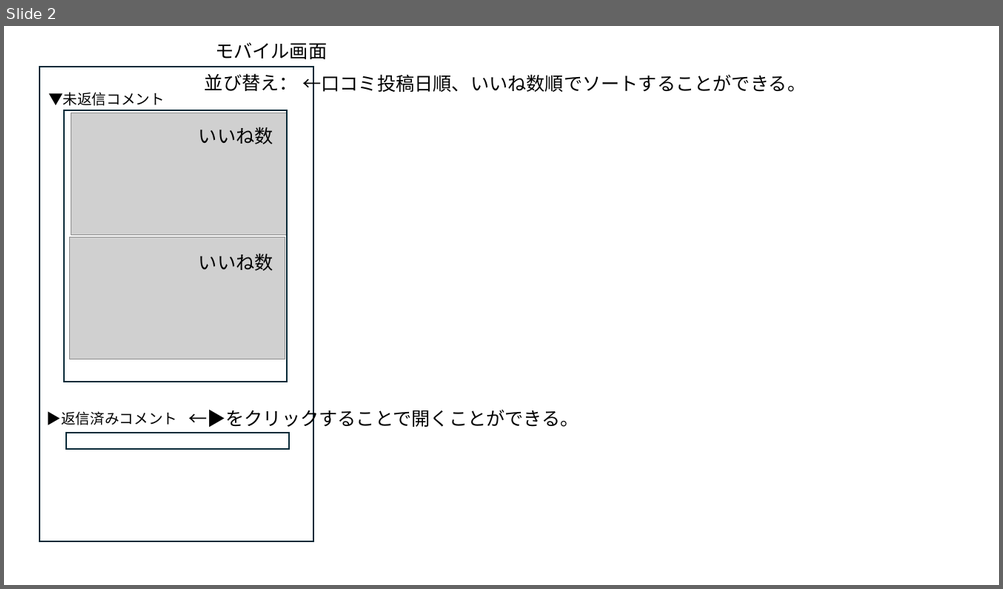
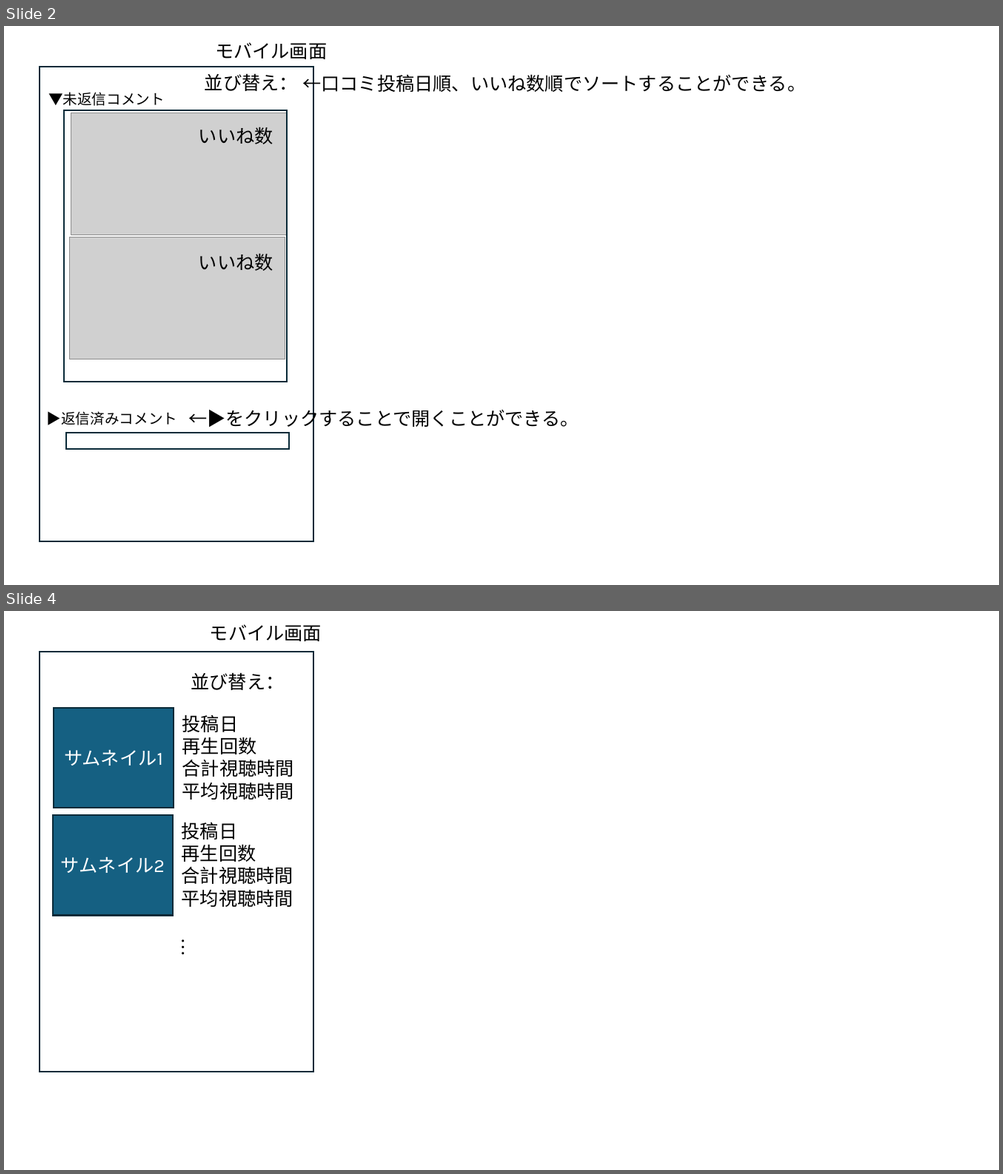
Before and after one commit to yuyuyupoke/ReplyAI, a slide deck: documens/ReplyAI画面ドラフト.pptx. Shown one above the other, each under a label of ours: slide 2 before the commit, slides 2 and 4 after it; the slides between them are not shown. The pictures are 1003x589 and 1003x1174 pixels, drawn with LibreOffice and Linux fonts; fonts in the diff are those of the drawing; grey boxes stand for pictures. Boxes give left, top, right and bottom in pixels: in the first picture for what was removed or moved away, otherwise in the second. Text is boxed around its words. In the diff, an @@ line names an element or a change of style, - is before the commit and + after.

```diff
--- a/documens/ReplyAI画面ドラフト.pptx
+++ b/documens/ReplyAI画面ドラフト.pptx
@@ slide 4 added at box(4, 611, 999, 1170), background #FFFFFF @@
@@ text added at box(210, 624, 321, 641), 18 pt, text #000000 @@
+モバイル画面
@@ rectangle added at box(39, 651, 313, 1072), outline #092A39 1.5 pt @@
@@ text added at box(190, 672, 284, 690), 18 pt, text #000000 @@
+並び替え：
@@ rectangle added at box(54, 708, 173, 808), fill #156082, outline #092A39 1.5 pt, 18 pt, text #FFFFFF @@
+サムネイル1
@@ text added at box(182, 715, 294, 800), 18 pt, text #000000 @@
+投稿日
+再生回数
+合計視聴時間
+平均視聴時間
@@ rectangle added at box(54, 815, 173, 915), fill #156082, outline #092A39 1.5 pt, 18 pt, text #FFFFFF @@
+サムネイル2
@@ text added at box(182, 822, 293, 907), 18 pt, text #000000 @@
+投稿日
+再生回数
+合計視聴時間
+平均視聴時間
@@ text added at box(167, 933, 200, 963), 18 pt, text #000000 @@
+︙
```
Also in this commit, not shown: 2 other slides added, 1 slide removed, 10 other files.
